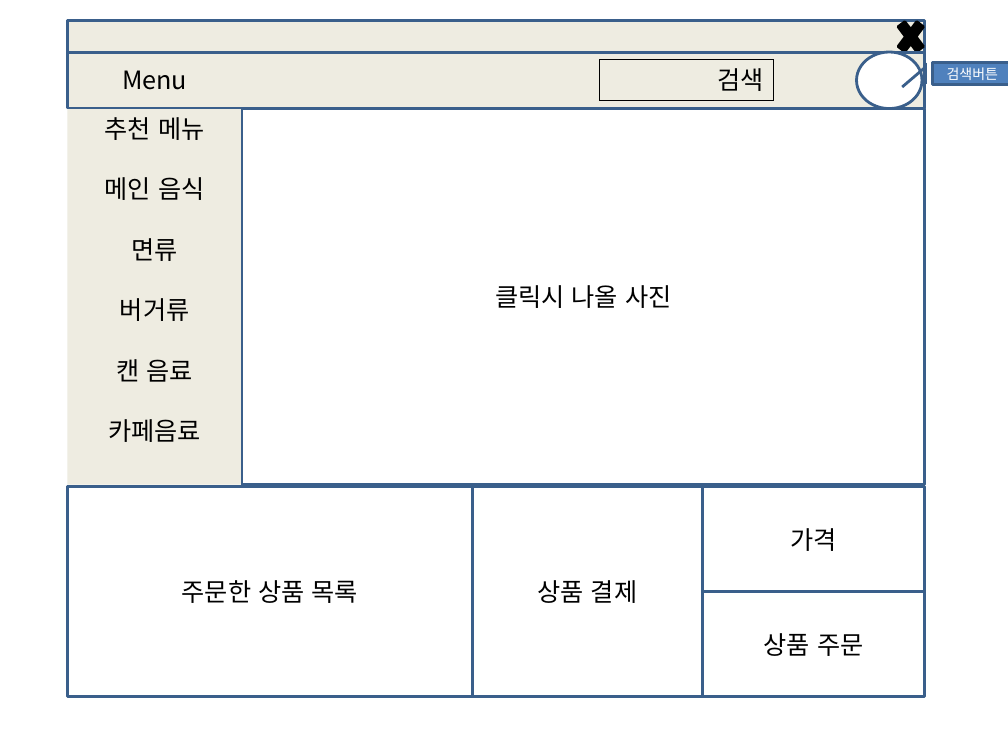
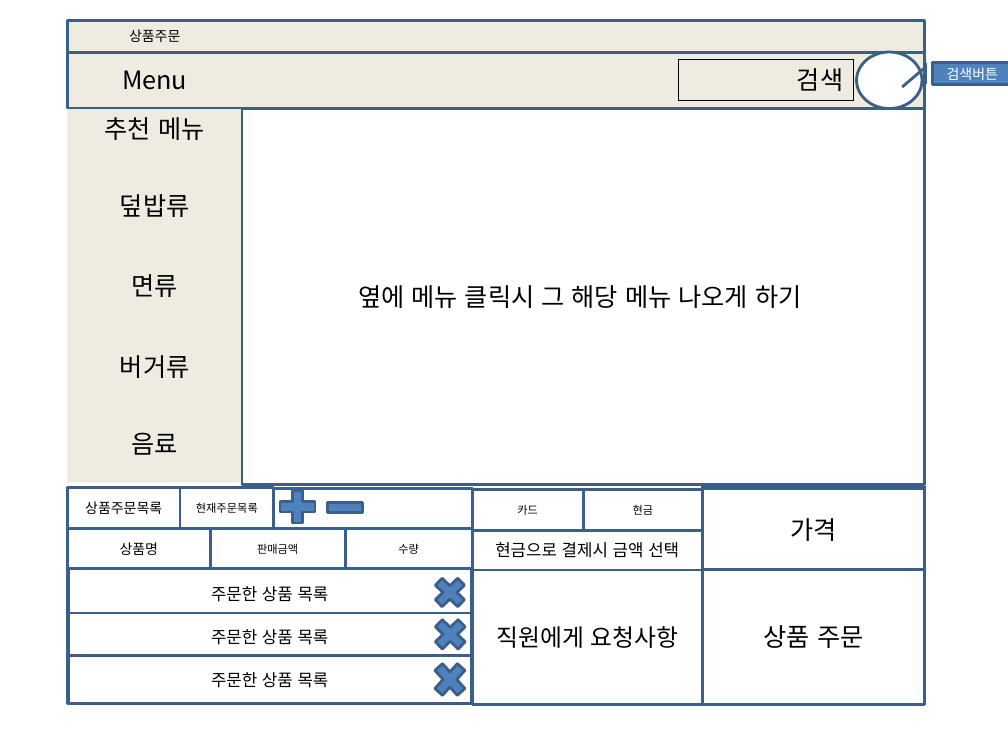
Before and after one commit to Kimmugyum/PC-menu, a slide deck: slide 2 of PC방 화면설계서.pptx. Drawn at 1008x756 pixels with LibreOffice and Linux fonts; fonts in the diff are those of the drawing. Boxes give left, top, right and bottom in pixels: in the first picture for what was removed or moved away, otherwise in the second. Text is boxed around its words. In the diff, an @@ line names an element or a change of style, - is before the commit and + after.

Commit message:
상품명세서 수정 및 html footer부분 수정 css 정리, 화면설계서 추가

```diff
--- a/PC방 화면설계서.pptx
+++ b/PC방 화면설계서.pptx
@@ text added at bbox=[129, 29, 180, 42], 10 pt, text #000000 @@
+상품주문
@@ rectangle "검색": place and size @@
-rectangle "검색" at bbox=[599, 59, 773, 100]
+rectangle "검색" at bbox=[678, 59, 853, 100]
@@ text in rectangle at bbox=[120, 194, 190, 217]: text changed @@
-메인 음식
+덮밥류
@@ text in rectangle at bbox=[358, 285, 801, 308]: text changed @@
-클릭시 나올 사진
+옆에 메뉴 클릭시 그 해당 메뉴 나오게 하기
@@ text in rectangle at bbox=[132, 432, 178, 455]: text changed @@
-캔 음료
-카페음료
+음료
@@ rectangle added at bbox=[68, 489, 473, 704], fill #FFFFFF, outline #3A5F8C 2 pt @@
@@ rectangle added at bbox=[68, 488, 180, 529], fill #FFFFFF, outline #3A5F8C 2 pt, 10 pt, text #000000 @@
+상품주문목록
@@ rectangle added at bbox=[180, 488, 274, 529], fill #FFFFFF, outline #3A5F8C 2 pt, 8 pt, text #000000 @@
+현재주문목록
@@ plus sign added at bbox=[274, 485, 322, 528], fill #4F81BD, outline #3A5F8C 2 pt @@
@@ math minus added at bbox=[322, 486, 369, 528], fill #4F81BD, outline #3A5F8C 2 pt @@
@@ rectangle added at bbox=[473, 489, 584, 530], fill #FFFFFF, outline #3A5F8C 2 pt, 8 pt, text #000000 @@
+카드
@@ rectangle added at bbox=[584, 489, 703, 530], fill #FFFFFF, outline #3A5F8C 2 pt, 8 pt, text #000000 @@
+현금
@@ rectangle added at bbox=[703, 489, 924, 570], fill #FFFFFF, outline #3A5F8C 2 pt, 18 pt, text #000000 @@
+가격
@@ rectangle added at bbox=[68, 528, 211, 570], fill #FFFFFF, outline #3A5F8C 2 pt, 10 pt, text #000000 @@
+상품명
@@ rectangle added at bbox=[211, 529, 346, 571], fill #FFFFFF, outline #3A5F8C 2 pt, 8 pt, text #000000 @@
+판매금액
@@ rectangle added at bbox=[346, 529, 473, 571], fill #FFFFFF, outline #3A5F8C 2 pt, 8 pt, text #000000 @@
+수량
@@ rectangle "현금으로 결제시 금액 선택": place and size @@
-rectangle "현금으로 결제시 금액 선택" at bbox=[473, 487, 703, 697]
+rectangle "현금으로 결제시 금액 선택" at bbox=[473, 529, 703, 571]
@@ rectangle "주문한 상품 목록": place and size @@
-rectangle "주문한 상품 목록" at bbox=[68, 487, 473, 697]
+rectangle "주문한 상품 목록" at bbox=[69, 569, 472, 620]
@@ rectangle "주문한 상품 목록" at bbox=[69, 569, 472, 620]: size 18 to 12 pt @@
@@ text in rectangle at bbox=[495, 542, 679, 558]: text changed; size 18 to 12 pt @@
-상품 결제
+현금으로 결제시 금액 선택
@@ rectangle "상품 주문": place and size @@
-rectangle "상품 주문" at bbox=[703, 592, 924, 697]
+rectangle "상품 주문" at bbox=[703, 569, 924, 705]
@@ cross: place and size @@
-cross at bbox=[893, 13, 928, 60]
+cross at bbox=[428, 572, 472, 613]
@@ cross at bbox=[428, 572, 472, 613]: fill #000000 to #4F81BD; outline #000000 2 pt to #3A5F8C 2 pt @@
@@ rectangle added at bbox=[473, 570, 703, 704], fill #FFFFFF, outline #3A5F8C 2 pt, 17 pt, text #000000 @@
+직원에게 요청사항
@@ rectangle added at bbox=[69, 613, 472, 660], fill #FFFFFF, outline #3A5F8C 2 pt, 12 pt, text #000000 @@
+주문한 상품 목록
@@ cross added at bbox=[428, 613, 473, 655], fill #4F81BD, outline #3A5F8C 2 pt @@
@@ rectangle added at bbox=[69, 655, 472, 703], fill #FFFFFF, outline #3A5F8C 2 pt, 12 pt, text #000000 @@
+주문한 상품 목록
@@ cross added at bbox=[428, 655, 472, 703], fill #4F81BD, outline #3A5F8C 2 pt @@
```
Also in this commit, not shown: 2 slides added, 6 other files.
